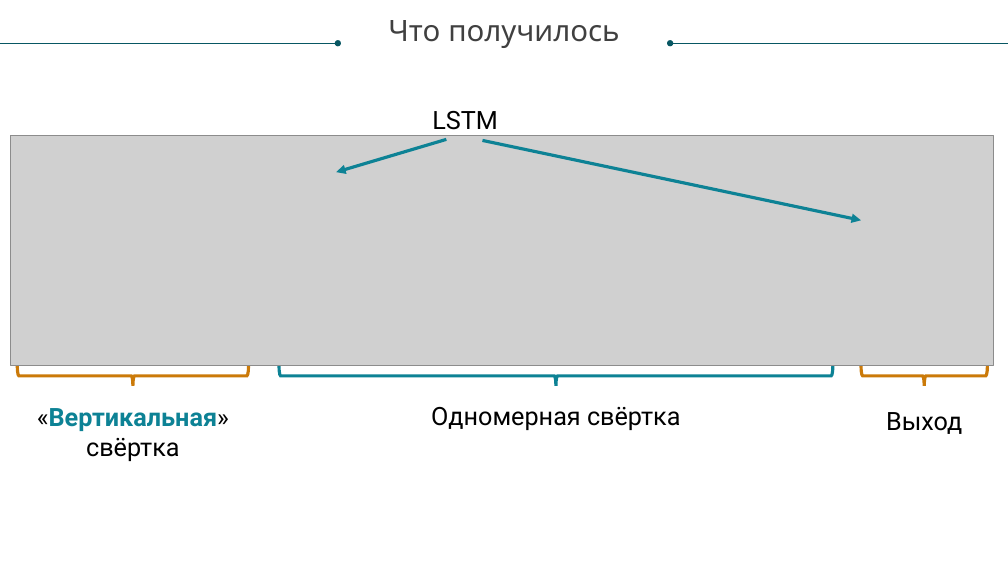
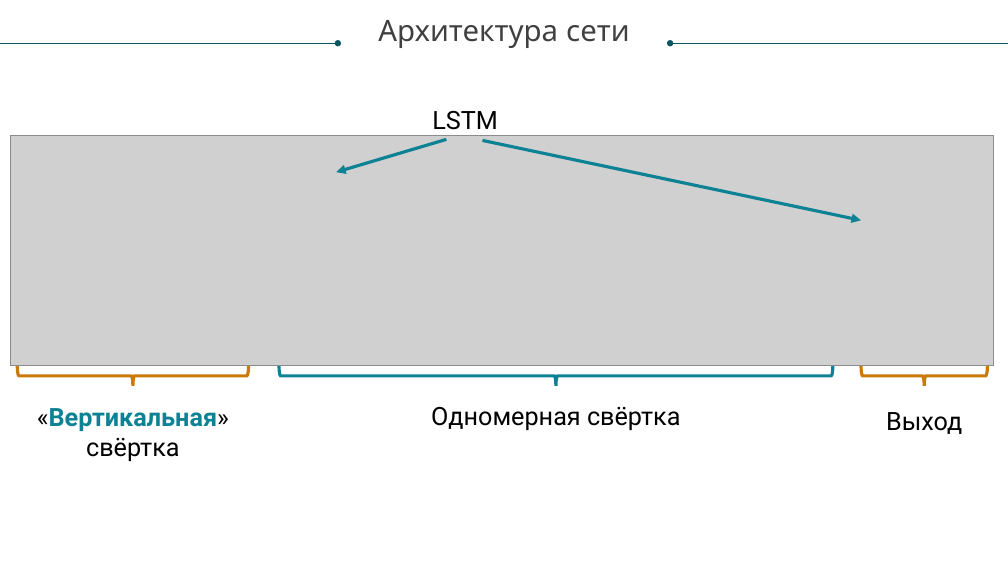
Before and after one commit to andtun/TradingBot-CourseWork, a slide deck: slide 10 of presentation.pptx (slide 28 before the commit). Drawn at 1008x567 pixels with LibreOffice and Linux fonts; fonts in the diff are those of the drawing; grey boxes stand for pictures. Boxes give left, top, right and bottom in pixels: in the first picture for what was removed or moved away, otherwise in the second. Text is boxed around its words. In the diff, an @@ line names an element or a change of style, - is before the commit and + after.

```diff
--- a/presentation.pptx
+++ b/presentation.pptx
@@ text at bbox=[378, 20, 630, 48]: text changed @@
-Что получилось
+Архитектура сети
```
Also in this commit, not shown: 3 other slides changed, 7 slides added, 3 slides removed, 1 other file.
